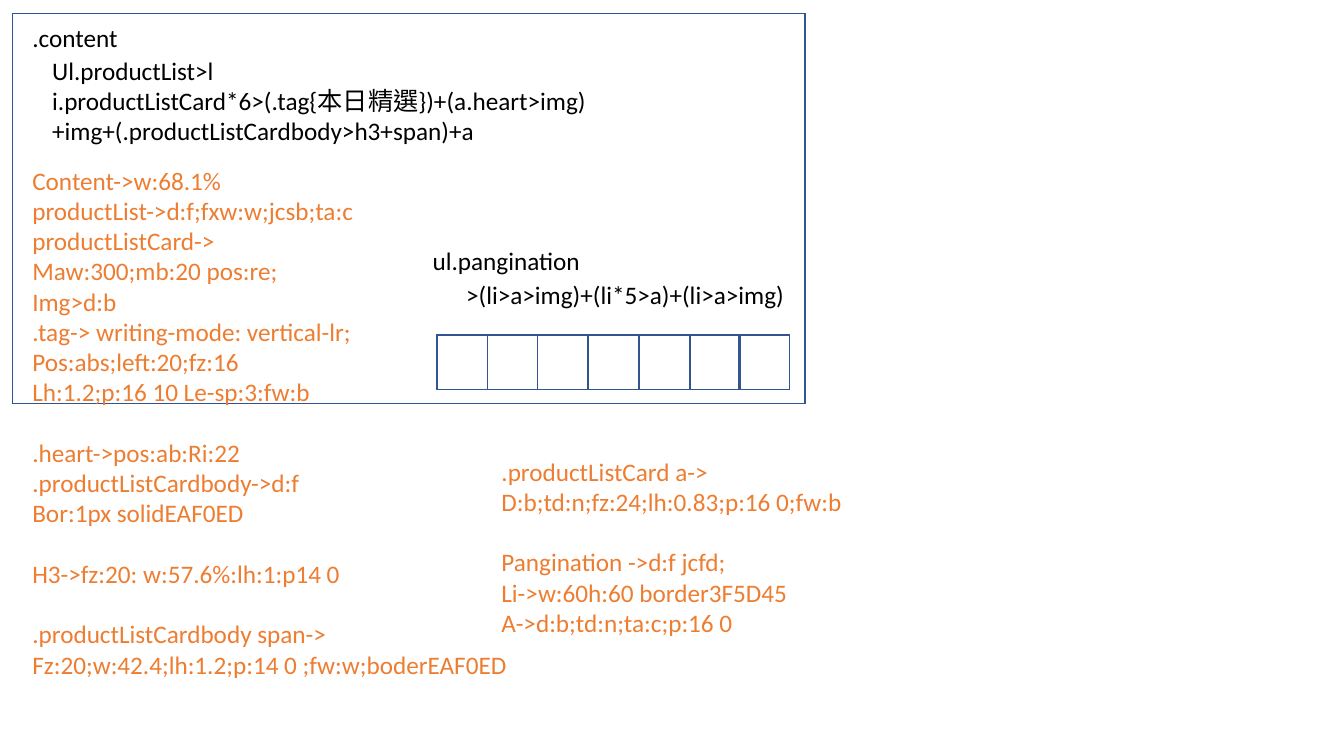
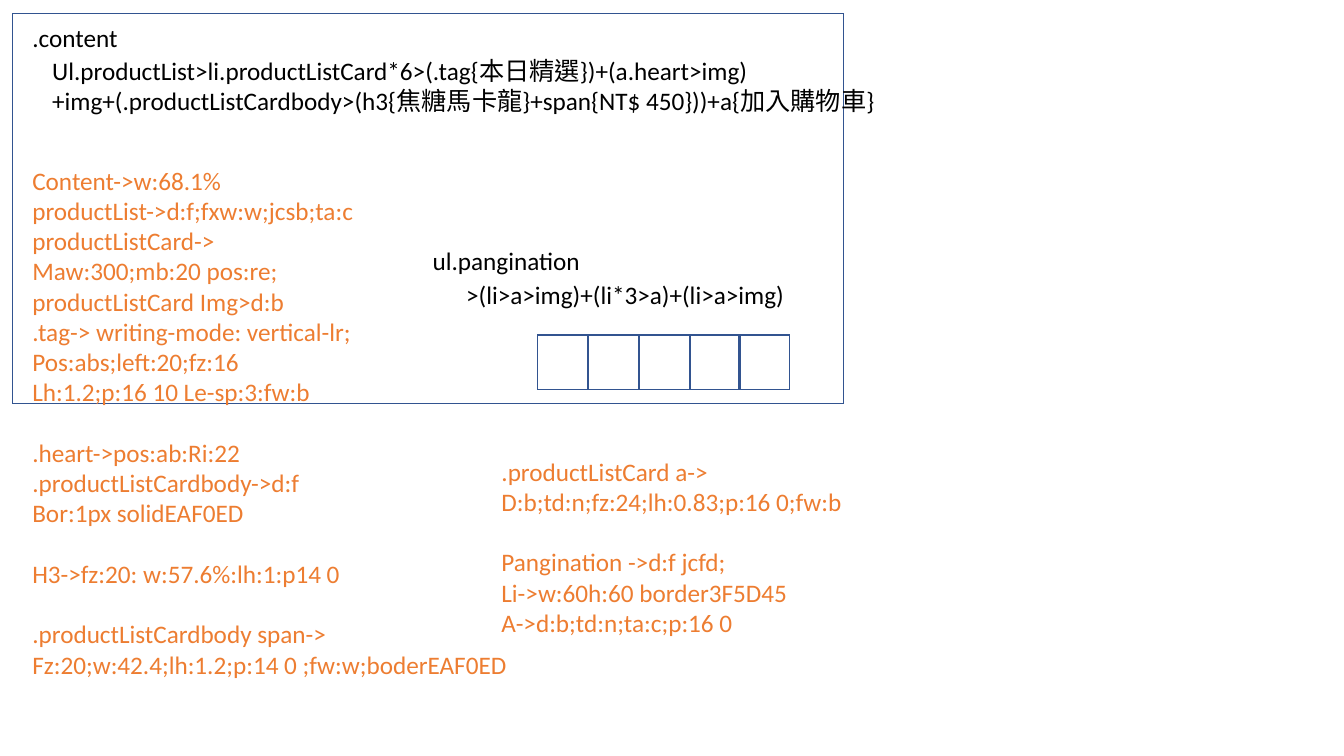
Before and after one commit to GinaTung/2022REV-homework, a slide deck: slide 4 of 公益體驗營/公益程式體驗營(作業架構圖2).pptx. Drawn at 1344x756 pixels with LibreOffice and Linux fonts; fonts in the diff are those of the drawing. Boxes give left, top, right and bottom in pixels: in the first picture for what was removed or moved away, otherwise in the second. Text is boxed around its words. In the diff, an @@ line names an element or a change of style, - is before the commit and + after.

```diff
--- a/公益體驗營/公益程式體驗營(作業架構圖2).pptx
+++ b/公益體驗營/公益程式體驗營(作業架構圖2).pptx
@@ rectangle: place and size @@
-rectangle at (13,14,806,404)
+rectangle at (13,14,844,404)
@@ text at (52,59,874,116): text changed @@
-Ul.productList>l
-i.productListCard*6>(.tag{本日精選})+(a.heart>img)
-+img+(.productListCardbody>h3+span)+a
+Ul.productList>li.productListCard*6>(.tag{本日精選})+(a.heart>img)
++img+(.productListCardbody>(h3{焦糖馬卡龍}+span{NT$ 450}))+a{加入購物車}
@@ text at (32,293,284,316): text changed @@
-Img>d:b
+productListCard Img>d:b
@@ text at (466,285,784,309): text changed @@
->(li>a>img)+(li*5>a)+(li>a>img)
+>(li>a>img)+(li*3>a)+(li>a>img)
@@ rectangle removed at (437,335,487,389) @@
@@ rectangle removed at (487,335,537,389) @@
```
Also in this commit, not shown: 2 other slides changed, 2 other files.
